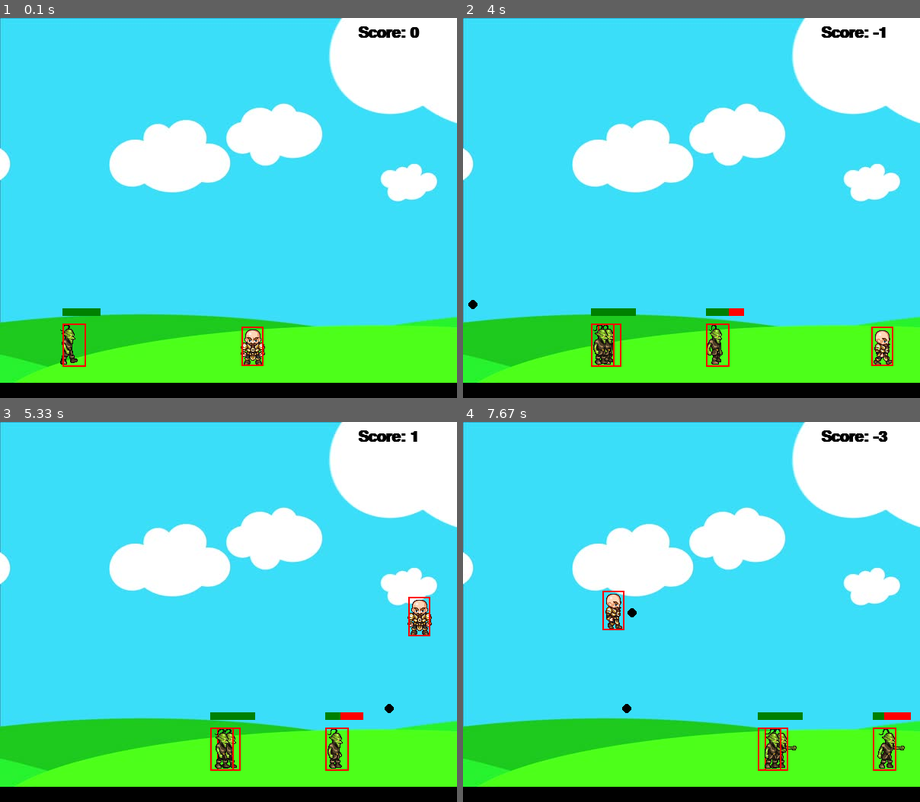
Above: before the commit, frames 1-4 (two rows, left to right).
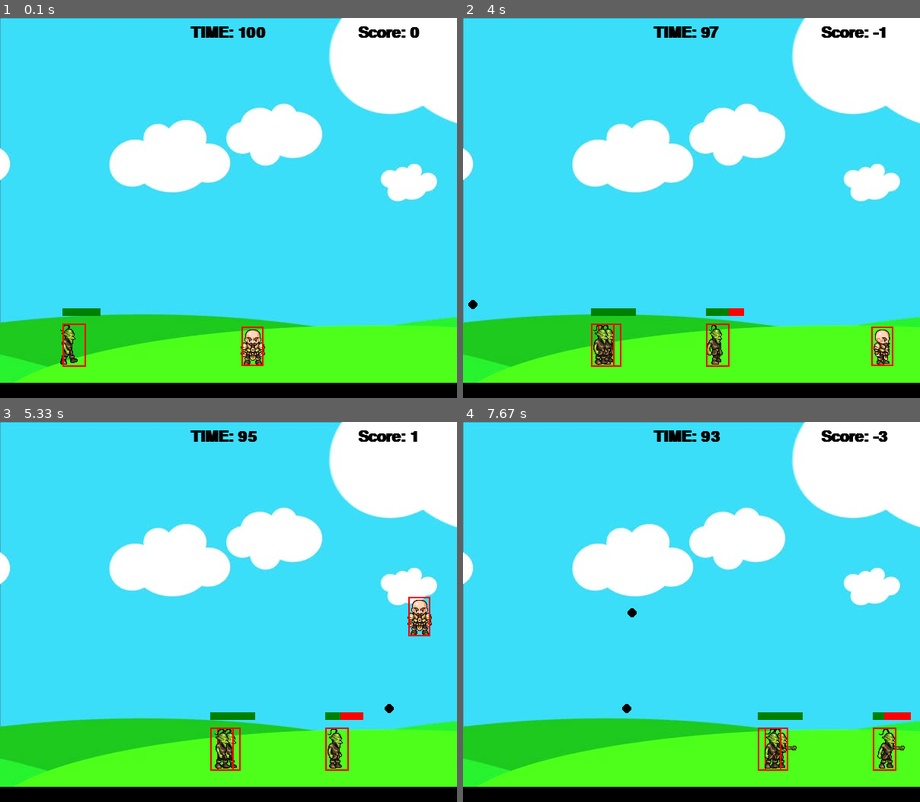
Above: after the commit, the same moments.

Repository: zeroam/pygame_goblin
Game: pygame game, started from main.py
The game is run twice, just before and just after one commit, with the same random seed, the same clock (stepped at 60 frames per second) and the same inputs.
Inputs:
- Up to frame 1 (0.1 s): no input
- Up to frame 2 (4 s): tap Space at 0.33, 0.73, 1.03, 1.23, 1.57, 1.87, 2.07, 2.37, 2.63, 2.93, 3.47, 3.77 s; hold Right 0.67-1.13 s; hold Up 1.17-1.47 s; hold Right 1.5-1.97 s; hold Left 2-2.53 s; hold Left 2.57-2.97 s; hold Right from 3.4 s (still down)
- Up to frame 3 (5.33 s): release Right at 4.03 s; hold Left 4.07-4.53 s; tap Space at 4.13, 4.43, 4.63, 4.93, 5.13 s; hold Right 4.57-5.03 s; hold Up from 5.07 s (still down)
- Up to frame 4 (7.67 s): release Up at 5.37 s; hold Right 5.4-5.87 s; tap Space at 5.47, 5.77, 5.97, 6.27, 6.97, 7.37 s; hold Left 5.9-6.43 s; hold Up 6.9-7.27 s; hold Right from 7.3 s (still down)

The runs differ from the first frame. In frame 1, 0.3% of the frame differs, in the area x 41-59%, y 2-6%; in frame 2, 0.5%; in frame 3, 0.3%; in frame 4, 0.7%, in the area x 30-57%, y 2-55%.

Commit message:
add time out feature - when time left 0, game over

Diff:
--- a/game.py
+++ b/game.py
@@ -1,6 +1,8 @@
+import time
 import random
 import pygame
 from typing import List
+import threading
 
 from settings import data_dir
 from character import Player, Enemy, Projectile
@@ -11,13 +13,21 @@
         self.width = width
         self.height = height
         self.score = 0
+        self.time = 100
 
         self.win = None
         self.bg = None
         self.clock = None
+
+        # sound
         self.bullet_sound = None
+        self.bullet_sound_on = True
         self.hit_sound = None
+        self.hit_sound_on = True
+
+        # font
         self.font = None
+        self.font_notify = None
 
         # characters
         self.man: Player = Player(300, self.height - 105, 64, 64)
@@ -57,6 +67,7 @@
 
         # font
         self.font = pygame.font.SysFont("comicsans", 30, True)
+        self.font_notify = pygame.font.SysFont("comicsans", 50, True)
 
     def loop_check(self):
         # shoot loop
@@ -126,27 +137,44 @@
                 man.jumpCount = 10
 
 
+    def time_thread(self):
+        while self.time > 0:
+            time.sleep(1)
+            self.time -= 1
+
+
     def redraw_game_window(self):
         win = self.win
-        man = self.man
-        goblins = self.goblins
-        bullets = self.bullets
 
         win.blit(self.bg, (0, 0))
-        text = self.font.render(f"Score: {self.score}", 1, (0, 0, 0))
-        win.blit(text, (self.width - 130, 10))
-
-        man.draw(win)
-        for goblin in goblins:
+
+        score_text = self.font.render(f"Score: {self.score}", 1, (0, 0, 0))
+        win.blit(score_text, (self.width - 130, 10))
+        time_text = self.font.render(f"TIME: {self.time}", 1, (0, 0, 0))
+        win.blit(time_text, (self.width // 2 - 50, 10))
+
+        # TIME OVER
+        if self.time == 0:
+            time_over_text = self.font_notify.render(f"TIME OVER", 1, (255, 0, 0))
+            self.win.blit(time_over_text, (self.width // 2 - 100, 100))
+
+        if self.dead_loop % 2 == 0:
+            self.man.draw(win)
+
+        for goblin in self.goblins:
             goblin.draw(win)
 
-        for bullet in bullets:
+        for bullet in self.bullets:
             bullet.draw(win)
 
         pygame.display.update()
 
     def start(self):
         self.initialize()
+
+        # time counting thread
+        time_t = threading.Thread(target=self.time_thread, daemon=True)
+        time_t.start()
 
         # main loop
         man = self.man
@@ -154,6 +182,7 @@
         while run:
             self.clock.tick(27)
 
+            # handling exit event
             for event in pygame.event.get():
                 if event.type == pygame.QUIT:
                     run = False
@@ -168,8 +197,9 @@
                     self.goblins.append(Enemy(start, self.height - 100, 64, 64, end))
                 self.enemy_loop += 1
 
+            # goblins hit player
             for goblin in self.goblins:
-                if self.dead_loop > 0:
+                if self.dead_loop > 0 or self.time == 0:
                     break
 
                 if man.hitbox[1] < goblin.hitbox[1] + goblin.hitbox[3] and man.hitbox[1] + man.hitbox[3] > goblin.hitbox[1]:
@@ -179,7 +209,11 @@
                         self.score -= 5
                         self.dead_loop = 1
 
+            # bullets hit goblins
             for bullet in self.bullets:
+                if self.time == 0:
+                    break
+
                 for goblin in self.goblins:
                     if bullet.y + bullet.radius < goblin.hitbox[1] + goblin.hitbox[3] and bullet.y > goblin.hitbox[1]:
                         if bullet.x > goblin.hitbox[0] and bullet.x + bullet.radius < goblin.hitbox[0] + goblin.hitbox[2]:
